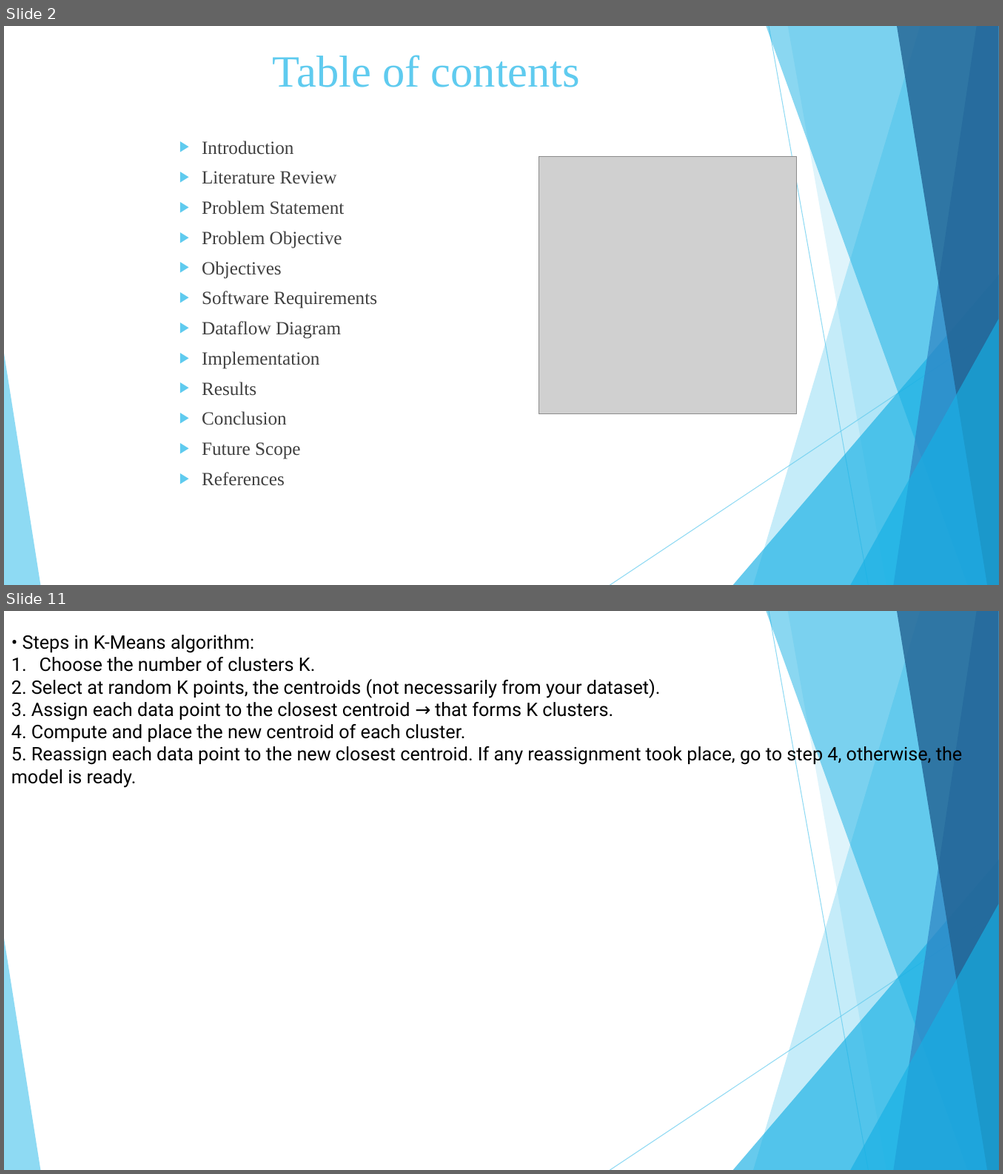
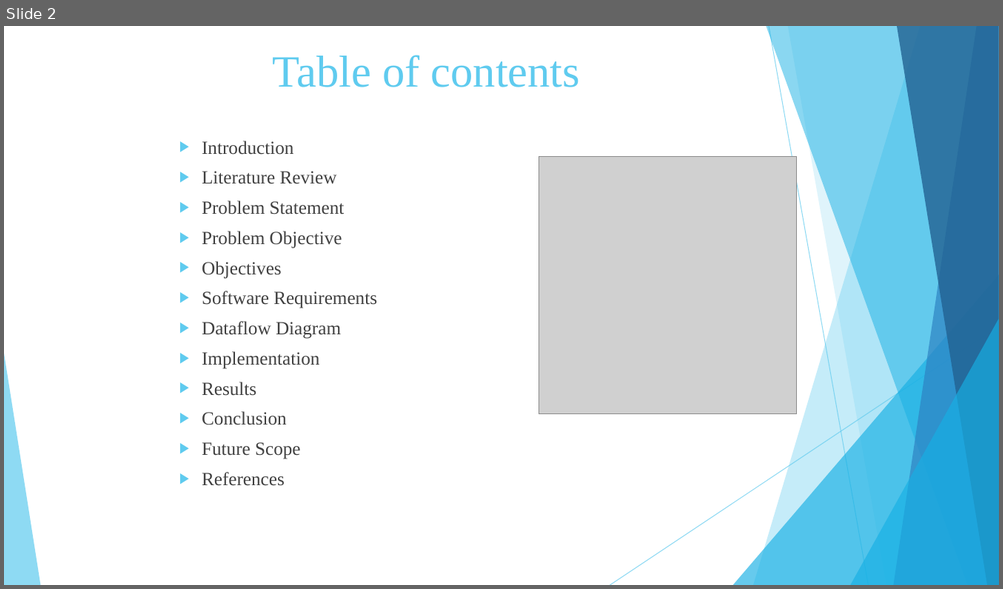
Before and after one commit to Vaibhav-Dharmik/project_reports_final_yr, a slide deck: final_submission_ppt.pptx. Shown one above the other, each under a label of ours: slides 2 and 11 before the commit, slide 2 after it; the slides between them are not shown. The pictures are 1003x1174 and 1003x589 pixels, drawn with LibreOffice and Linux fonts; fonts in the diff are those of the drawing; grey boxes stand for pictures. Boxes give left, top, right and bottom in pixels: in the first picture for what was removed or moved away, otherwise in the second. Text is boxed around its words. In the diff, an @@ line names an element or a change of style, - is before the commit and + after.

```diff
--- a/final_submission_ppt.pptx
+++ b/final_submission_ppt.pptx
@@ slide 11 removed at bbox=[4, 611, 999, 1170], background #FFFFFF; not listed: 10 template elements that a slide beside it also shows @@
@@ text removed at bbox=[11, 635, 962, 788] @@
-• Steps in K-Means algorithm:
-1. Choose the number of clusters K.
-2. Select at random K points, the centroids (not necessarily from your dataset).
-3. Assign each data point to the closest centroid → that forms K clusters.
-4. Compute and place the new centroid of each cluster.
-5. Reassign each data point to the new closest centroid. If any reassignment took place, go to step 4, otherwise, the model is ready.
```
Also in this commit, not shown: 16 slides changed, 5 slides added, 2 other slides removed, 1 other file.
